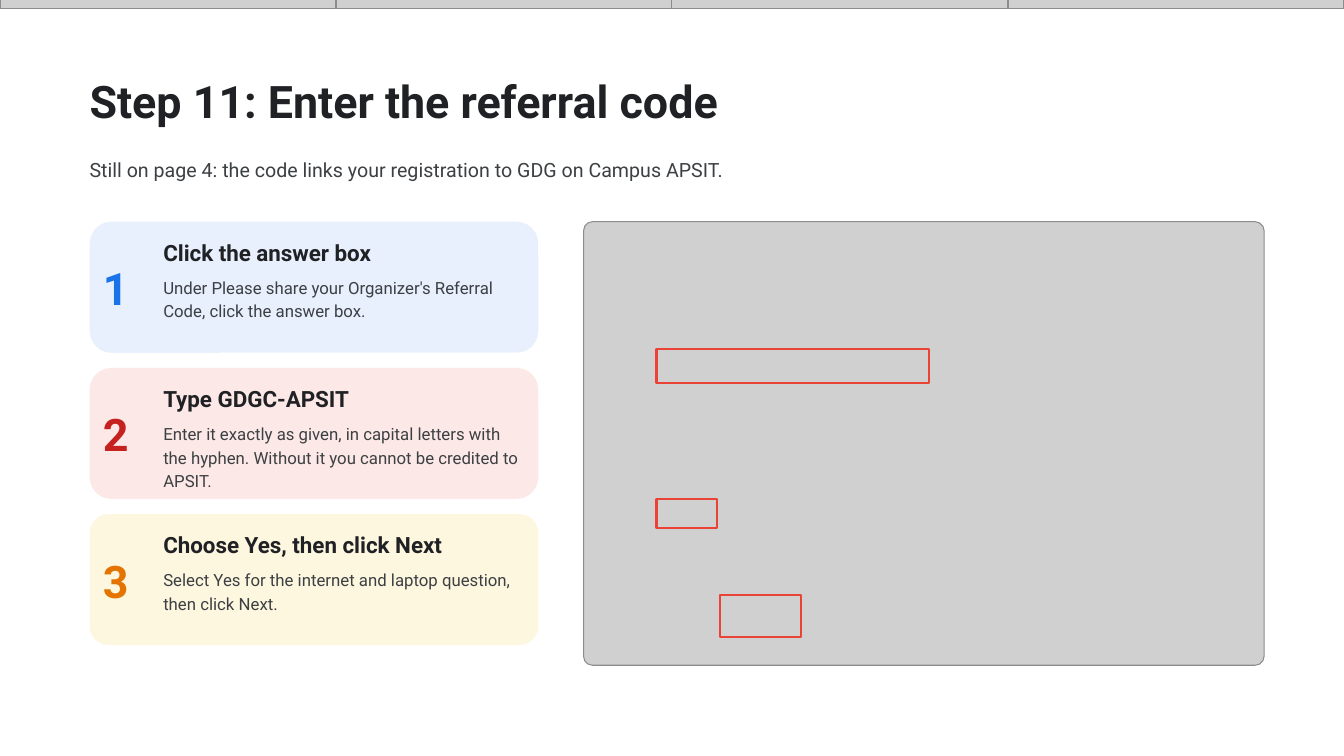
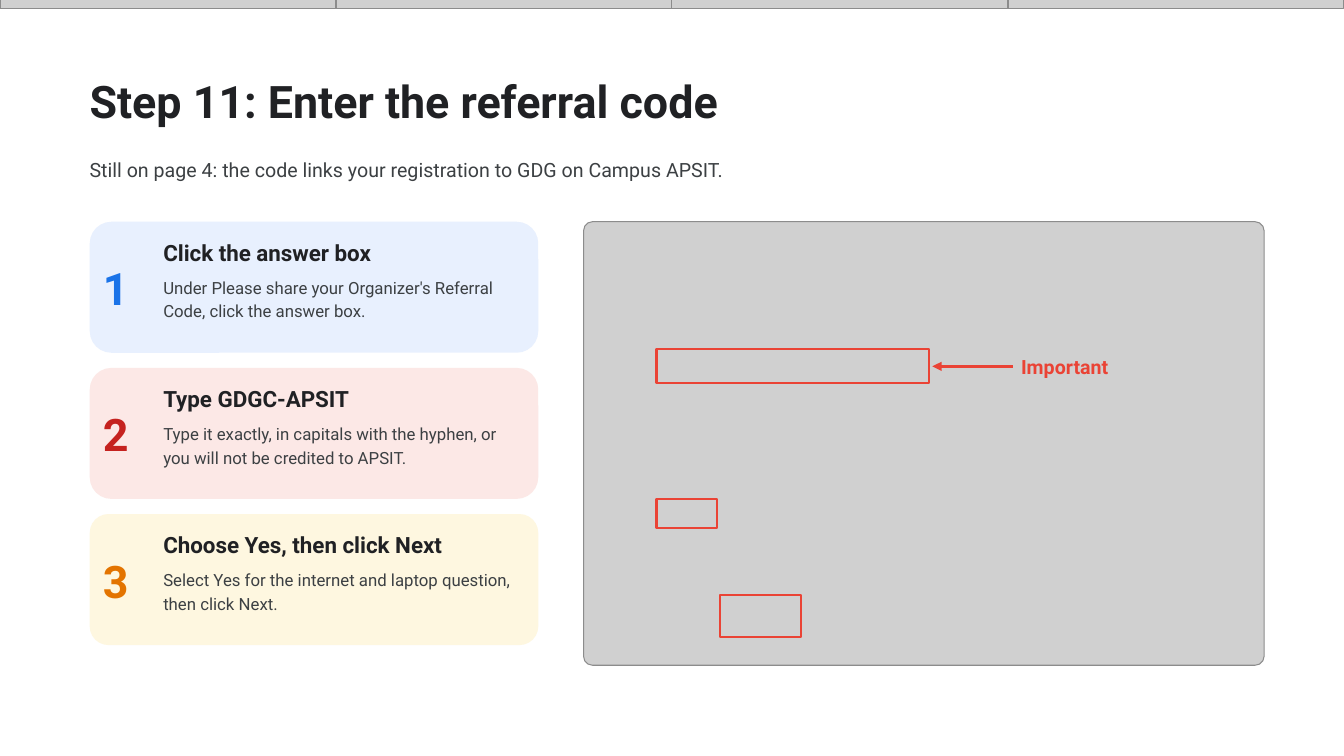
Before and after one commit to Viverun/Realism_Grade, a slide deck: slide 12 of Skill_Boost_Registration_Guide.pptx. Drawn at 1344x756 pixels with LibreOffice and Linux fonts; fonts in the diff are those of the drawing; grey boxes stand for pictures. Boxes give left, top, right and bottom in pixels: in the first picture for what was removed or moved away, otherwise in the second. Text is boxed around its words. In the diff, an @@ line names an element or a change of style, - is before the commit and + after.

```diff
--- a/Skill_Boost_Registration_Guide.pptx
+++ b/Skill_Boost_Registration_Guide.pptx
@@ arrow added from (1013, 366) to (933, 366), #EA4335 2.25 pt @@
@@ text added at [1021,360,1108,378], 14 pt, text #EA4335, bold @@
+Important
@@ text at [163,427,496,468]: text changed @@
-Enter it exactly as given, in capital letters with the hyphen. Without it you cannot be credited to APSIT.
+Type it exactly, in capitals with the hyphen, or you will not be credited to APSIT.
```
Also in this commit, not shown: 1 other slide changed.
